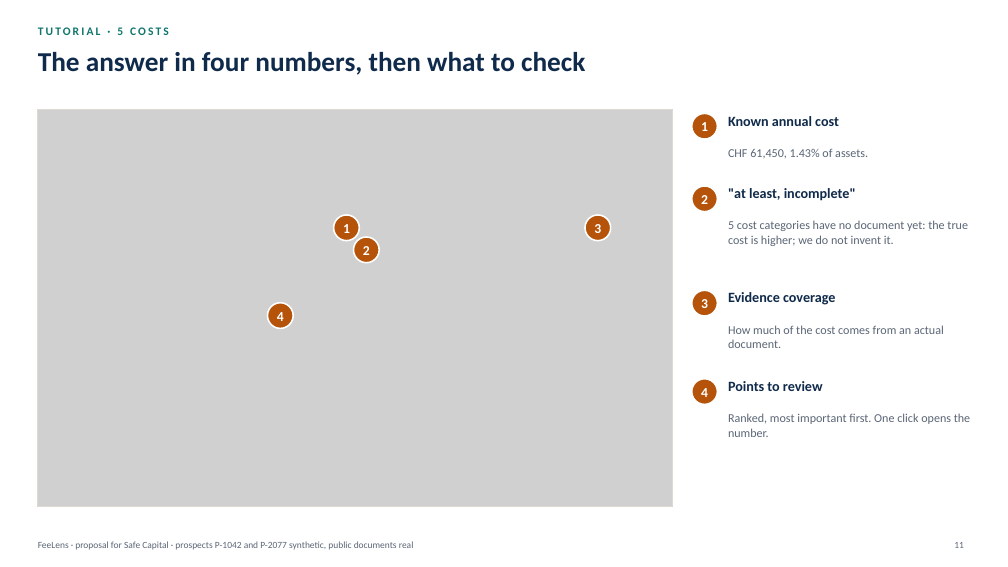
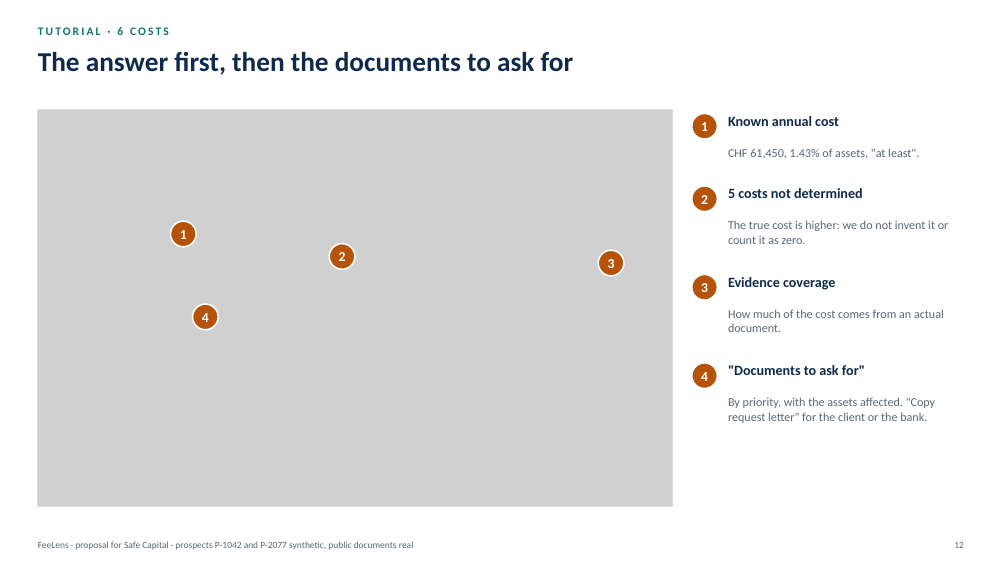
Before and after one commit to rossotti-alessandro/PortfolioCostEngine, a slide deck: slide 12 of slides/FeeLens_Proposal_EN.pptx (slide 11 before the commit). Drawn at 1008x567 pixels with LibreOffice and Linux fonts; fonts in the diff are those of the drawing; grey boxes stand for pictures. Boxes give left, top, right and bottom in pixels: in the first picture for what was removed or moved away, otherwise in the second. Text is boxed around its words. In the diff, an @@ line names an element or a change of style, - is before the commit and + after.

```diff
--- a/slides/FeeLens_Proposal_EN.pptx
+++ b/slides/FeeLens_Proposal_EN.pptx
@@ text at [38, 27, 169, 35]: text changed @@
-TUTORIAL · 5 COSTS
+TUTORIAL · 6 COSTS
@@ text at [38, 52, 574, 75]: text changed @@
-The answer in four numbers, then what to check
+The answer first, then the documents to ask for
@@ text at [728, 148, 919, 158]: text changed @@
-CHF 61,450, 1.43% of assets.
+CHF 61,450, 1.43% of assets, "at least".
@@ text at [728, 188, 863, 198]: text changed @@
-"at least, incomplete"
+5 costs not determined
@@ text "1": place and size @@
-text "1" at [343, 224, 350, 233]
+text "1" at [180, 230, 187, 239]
@@ ellipse: place and size @@
-ellipse at [333, 215, 359, 240]
+ellipse at [170, 221, 196, 247]
@@ text at [728, 220, 949, 244]: text changed @@
-5 cost categories have no document yet: the true cost is higher; we do not invent it.
+The true cost is higher: we do not invent it or count it as zero.
@@ text "2": place and size @@
-text "2" at [363, 246, 370, 255]
+text "2" at [339, 252, 346, 261]
@@ ellipse: place and size @@
-ellipse at [354, 237, 380, 262]
+ellipse at [330, 243, 355, 269]
@@ text "3": place and size @@
-text "3" at [594, 224, 601, 233]
+text "3" at [608, 259, 615, 268]
@@ ellipse: place and size @@
-ellipse at [585, 215, 611, 240]
+ellipse at [598, 250, 624, 276]
@@ text "4": place and size @@
-text "4" at [277, 312, 284, 321]
+text "4" at [202, 313, 209, 322]
@@ ellipse: place and size @@
-ellipse at [268, 302, 293, 328]
+ellipse at [193, 304, 219, 330]
@@ 4 texts, 2 ellipses: place and size @@
-4 texts, 2 ellipses at [692, 290, 944, 405]
+4 texts, 2 ellipses at [692, 274, 944, 389]
@@ text at [728, 365, 865, 375]: text changed @@
-Points to review
+"Documents to ask for"
@@ text at [728, 397, 935, 423]: text changed @@
-Ranked, most important first. One click opens the number.
+By priority, with the assets affected. "Copy request letter" for the client or the bank.
```
Also in this commit, not shown: 24 other slides changed, 4 slides added, 1 slide removed, 36 other files.
